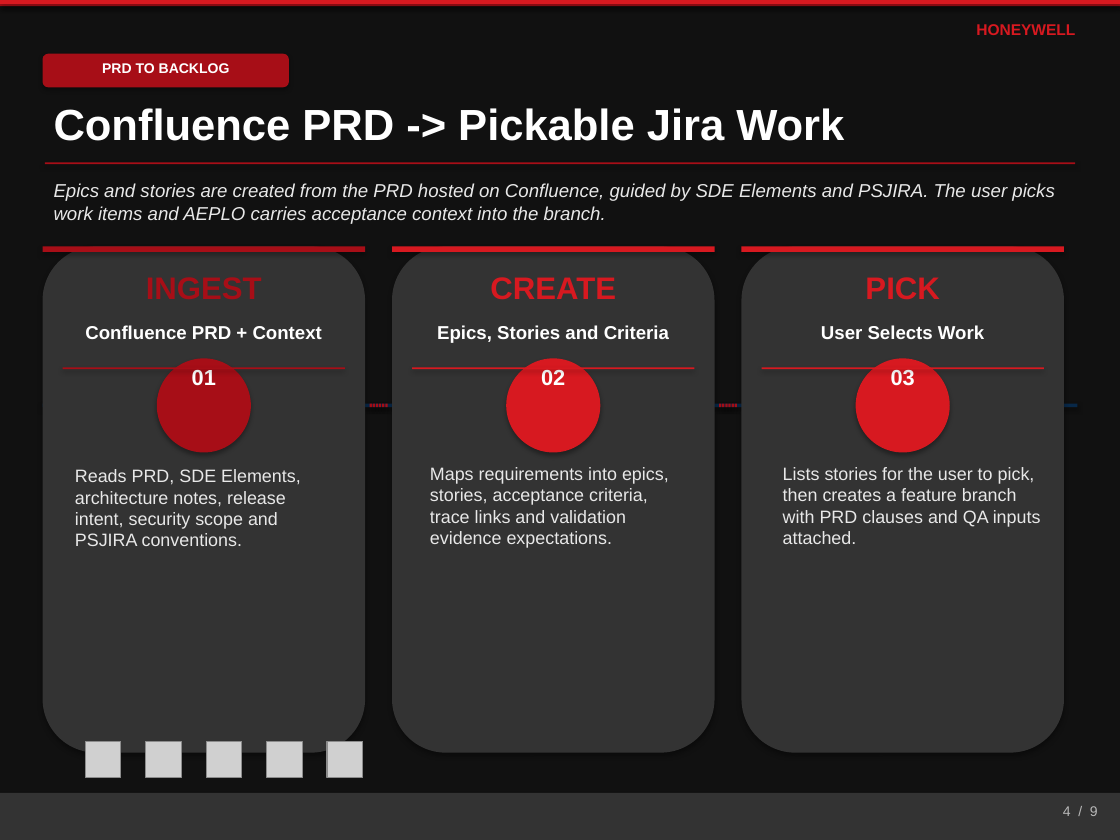
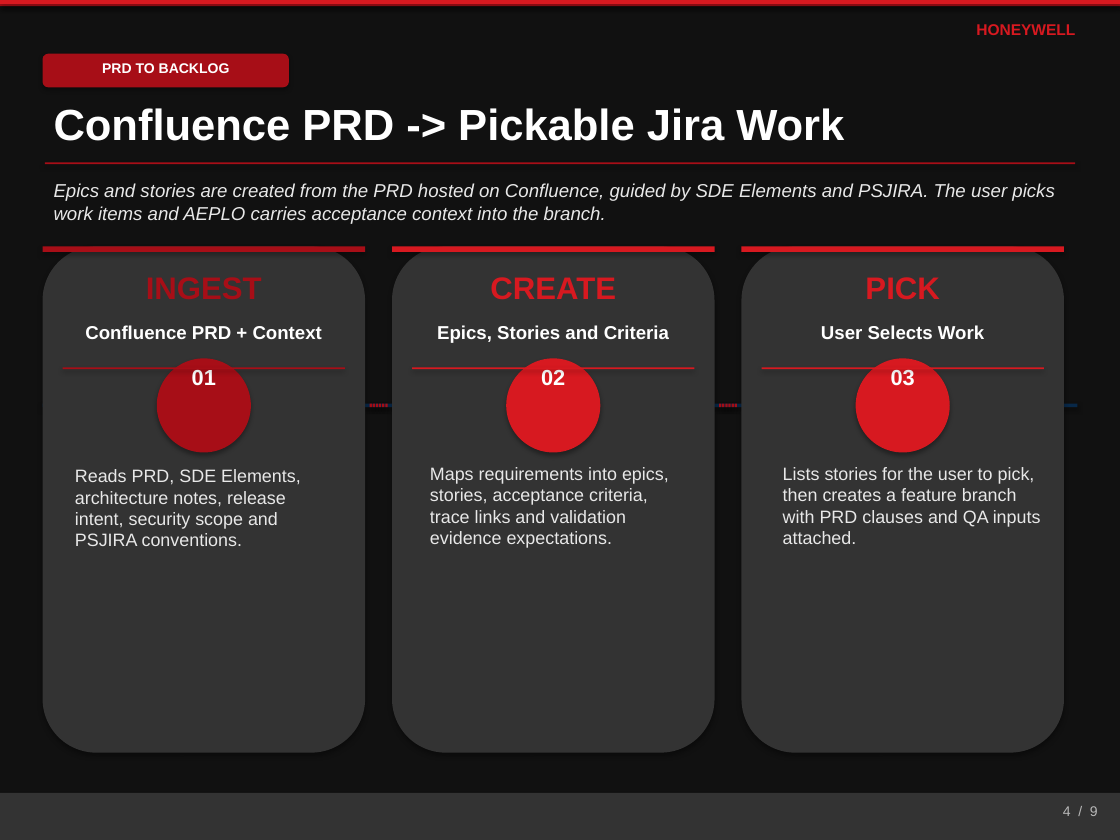
Before and after one commit to shyamnexus/HON_PPT, a slide deck: slide 4 of AI-Driven Embedded Product Lifecycle OrchestratorV10.pptx. Drawn at 1120x840 pixels with LibreOffice and Linux fonts; fonts in the diff are those of the drawing; grey boxes stand for pictures. Boxes give left, top, right and bottom in pixels: in the first picture for what was removed or moved away, otherwise in the second. Text is boxed around its words. In the diff, an @@ line names an element or a change of style, - is before the commit and + after.

```diff
--- a/AI-Driven Embedded Product Lifecycle OrchestratorV10.pptx
+++ b/AI-Driven Embedded Product Lifecycle OrchestratorV10.pptx
@@ picture removed at bbox=[85, 741, 121, 777] @@
@@ picture removed at bbox=[146, 741, 181, 777] @@
@@ picture removed at bbox=[206, 741, 242, 777] @@
@@ picture removed at bbox=[267, 741, 302, 777] @@
@@ picture removed at bbox=[327, 741, 363, 777] @@
```
Also in this commit, not shown: 8 other slides changed, 12 other files.
